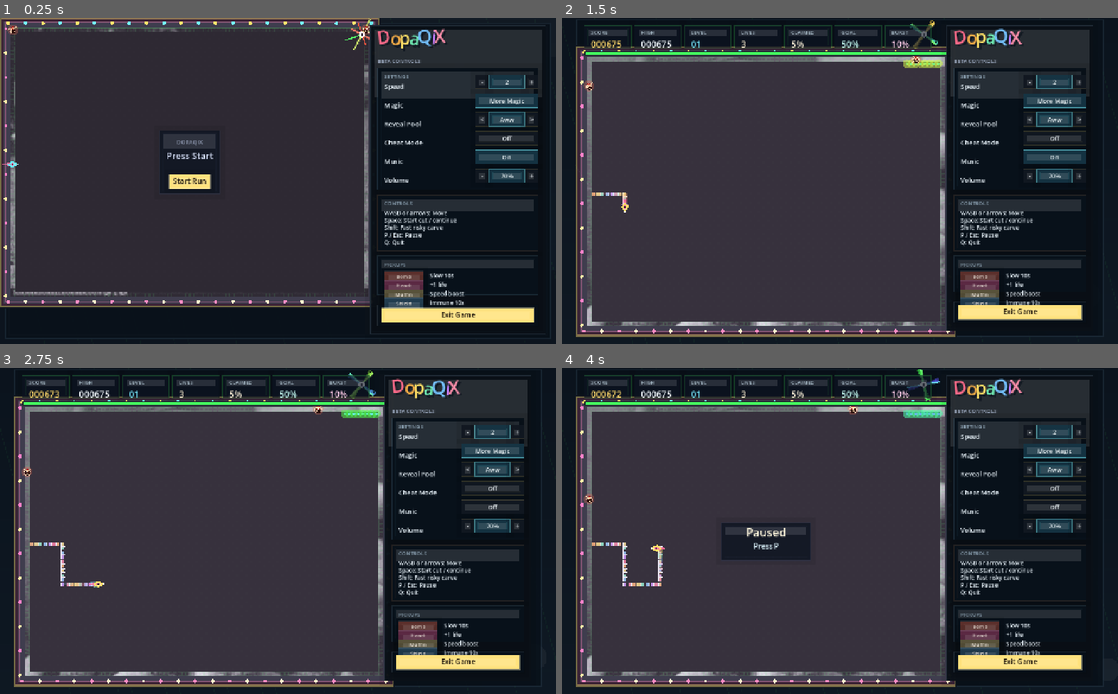
Above: before the commit, frames 1-4 (two rows, left to right).
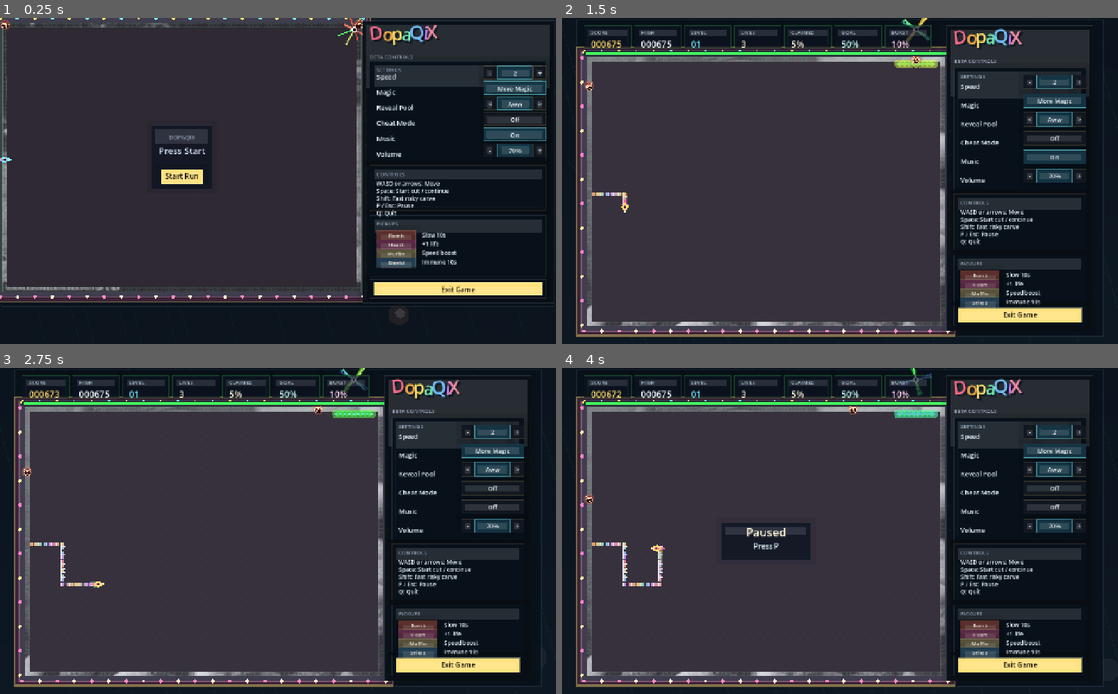
Above: after the commit, the same moments.

Repository: soolafsen/DopaQixNative2
Game: Godot game, scene res://main.tscn
The game is run twice, just before and just after one commit, with the same random seed, the same clock (stepped at 60 frames per second) and the same inputs.
Inputs (mouse positions are in pixels of both pictures, inside the frame that each line leads up to):
- Up to frame 1 (0.25 s): no input
- Up to frame 2 (1.5 s): tap Enter at 0.5 s; move the mouse to (962, 164) at 0.52 s; hold D (move_right) 0.53-1.28 s; tap Space (accept) at 0.6 s; click (962, 164) at 0.67 s; move the mouse to (728, 197) at 1.27 s; hold S (move_down) from 1.28 s (still down); tap Shift (boost_cut) at 1.35 s
- Up to frame 3 (2.75 s): move the mouse to (333, 459) at 2.02 s; release S (move_down) at 2.03 s; hold D (move_right) from 2.03 s (still down); hold M (toggle_music) from 2.03 s (still down)
- Up to frame 4 (4 s): move the mouse to (812, 596) at 2.77 s; release D (move_right) at 2.78 s; release M (toggle_music) at 2.78 s; hold W (move_up) 2.78-3.53 s; tap Enter at 2.85 s; click (812, 596) at 2.92 s; move the mouse to (1006, 579) at 3.52 s; hold A (move_left) from 3.53 s (still down); tap P at 3.6 s

The runs differ from the first frame. In frame 1, 24% of the frame differs, in the area x 0-100%, y 0-95%; in frame 2, 2.3%; in frame 3, 2.3%; in frame 4, 2.3%.

Commit message:
fix(ui): compact title sidebar layout

Diff:
--- a/scripts/game.gd
+++ b/scripts/game.gd
@@ -1389,10 +1389,11 @@
 func _board_rect() -> Rect2:
 	var sidebar_width: float = SIDEBAR_WIDTH
 	if state_name == "title":
-		sidebar_width = clampf(size.x - BOARD_RECT.size.x - 54.0, SIDEBAR_WIDTH, 430.0)
+		sidebar_width = clampf(size.x - BOARD_RECT.size.x - 18.0, 430.0, 500.0)
 	var cabinet_width: float = BOARD_RECT.size.x + SIDEBAR_GAP + sidebar_width
-	var left: float = maxf(24.0, floor((size.x - cabinet_width) * 0.5))
-	var top: float = 24.0 if state_name == "title" else clampf(floor(size.y * 0.12), 92.0, 122.0)
+	var min_left: float = 6.0 if state_name == "title" else 24.0
+	var left: float = maxf(min_left, floor((size.x - cabinet_width) * 0.5))
+	var top: float = 12.0 if state_name == "title" else clampf(floor(size.y * 0.12), 92.0, 122.0)
 	return Rect2(Vector2(left, top), BOARD_RECT.size)
 
 
@@ -1763,39 +1764,46 @@
 
 func _options_panel_rect() -> Rect2:
 	var board := _board_rect()
-	var top: float = maxf(18.0, board.position.y - (18.0 if state_name == "title" else 104.0))
-	var bottom: float = minf(size.y - 12.0, board.end.y + (92.0 if state_name == "title" else 12.0))
+	var top: float = 8.0 if state_name == "title" else maxf(18.0, board.position.y - 104.0)
+	var bottom: float = minf(size.y - 8.0, board.end.y + (28.0 if state_name == "title" else 12.0))
 	var x: float = board.end.x + SIDEBAR_GAP
-	var width: float = clampf(size.x - x - 18.0, SIDEBAR_WIDTH, 430.0) if state_name == "title" else SIDEBAR_WIDTH
+	var width: float = clampf(size.x - x - 6.0, 430.0, 500.0) if state_name == "title" else SIDEBAR_WIDTH
 	return Rect2(Vector2(x, top), Vector2(width, bottom - top))
 
 
 func _options_settings_rect() -> Rect2:
 	var panel := _options_panel_rect()
+	if state_name == "title":
+		return Rect2(panel.position + Vector2(18.0, 98.0), Vector2(panel.size.x - 36.0, 246.0))
 	return Rect2(panel.position + Vector2(18.0, 104.0), Vector2(panel.size.x - 36.0, 300.0))
 
 
 func _options_controls_rect() -> Rect2:
 	var settings := _options_settings_rect()
-	return Rect2(Vector2(settings.position.x, settings.end.y + 12.0), Vector2(settings.size.x, 138.0))
+	var height: float = 110.0 if state_name == "title" else 138.0
+	return Rect2(Vector2(settings.position.x, settings.end.y + 10.0), Vector2(settings.size.x, height))
 
 
 func _options_footer_rect() -> Rect2:
 	var panel := _options_panel_rect()
-	return Rect2(Vector2(panel.position.x + 18.0, panel.end.y - 72.0), Vector2(panel.size.x - 36.0, 52.0))
+	var height: float = 46.0 if state_name == "title" else 52.0
+	return Rect2(Vector2(panel.position.x + 18.0, panel.end.y - height - 12.0), Vector2(panel.size.x - 36.0, height))
 
 
 func _options_pickups_rect() -> Rect2:
 	var controls := _options_controls_rect()
 	var footer := _options_footer_rect()
+	var min_height: float = 120.0 if state_name == "title" else 68.0
 	return Rect2(
 		Vector2(controls.position.x, controls.end.y + 12.0),
-		Vector2(controls.size.x, maxf(68.0, footer.position.y - controls.end.y - 36.0))
+		Vector2(controls.size.x, maxf(min_height, footer.position.y - controls.end.y - 18.0))
 	)
 
 
 func _options_control_rect(index: int) -> Rect2:
 	var settings := _options_settings_rect()
+	if state_name == "title":
+		return Rect2(Vector2(settings.end.x - 154.0, settings.position.y + 12.0 + index * 38.0), Vector2(154.0, 32.0))
 	return Rect2(Vector2(settings.end.x - 154.0, settings.position.y + 18.0 + index * 46.0), Vector2(154.0, 34.0))
 
 
@@ -2071,7 +2079,7 @@
 	var panel := _options_panel_rect()
 	var shell := Rect2()
 	if state_name == "title":
-		shell = Rect2(Vector2(12.0, 12.0), Vector2(size.x - 24.0, maxf(board.end.y + 24.0, panel.end.y + 12.0) - 12.0))
+		shell = Rect2(Vector2(4.0, 4.0), Vector2(size.x - 8.0, maxf(board.end.y + 18.0, panel.end.y + 8.0) - 4.0))
 	else:
 		shell = Rect2(
 			Vector2(board.position.x - 24.0, minf(board.position.y - 18.0, panel.position.y - 14.0)),
@@ -2365,8 +2373,10 @@
 	_draw_panel(footer_rect, Color("08111a", 0.98), _with_alpha(Color("4b5a69"), 0.34))
 	_draw_label(settings.position + Vector2(16.0, 26.0), "SETTINGS", 13, Color("8ea3b4"))
 	var labels := ["Speed", "Magic", "Reveal Pool", "Cheat Mode", "Music", "Volume"]
+	var settings_label_start := 44.0 if state_name == "title" else 52.0
+	var settings_label_step := 38.0 if state_name == "title" else 46.0
 	for index in range(labels.size()):
-		var y := settings.position.y + 52.0 + index * 46.0
+		var y := settings.position.y + settings_label_start + index * settings_label_step
 		_draw_label(Vector2(settings.position.x + 16.0, y), labels[index], 16, Color("eef8ff"))
 	var speed_rect := _options_control_rect(0)
 	var magic_rect := _options_control_rect(1)
